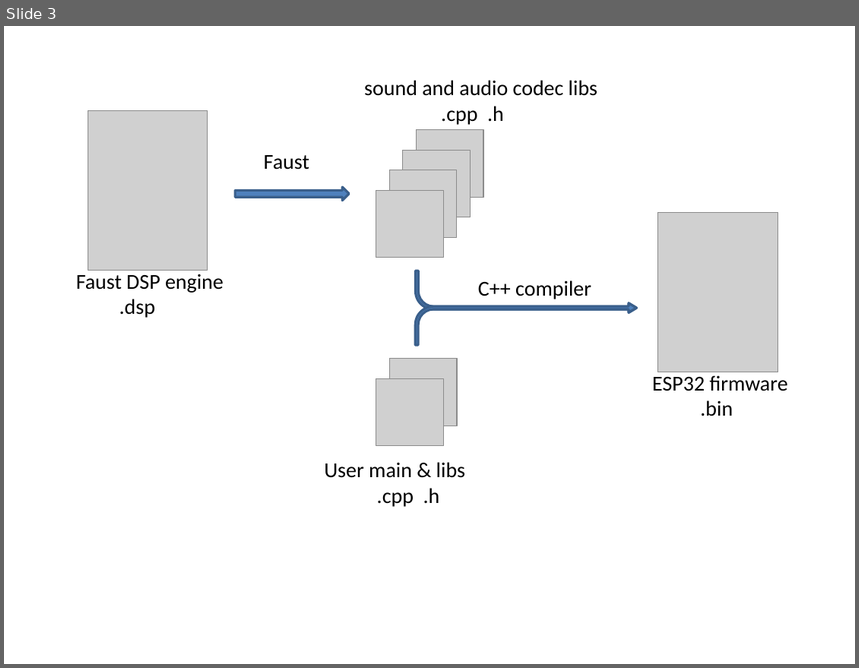
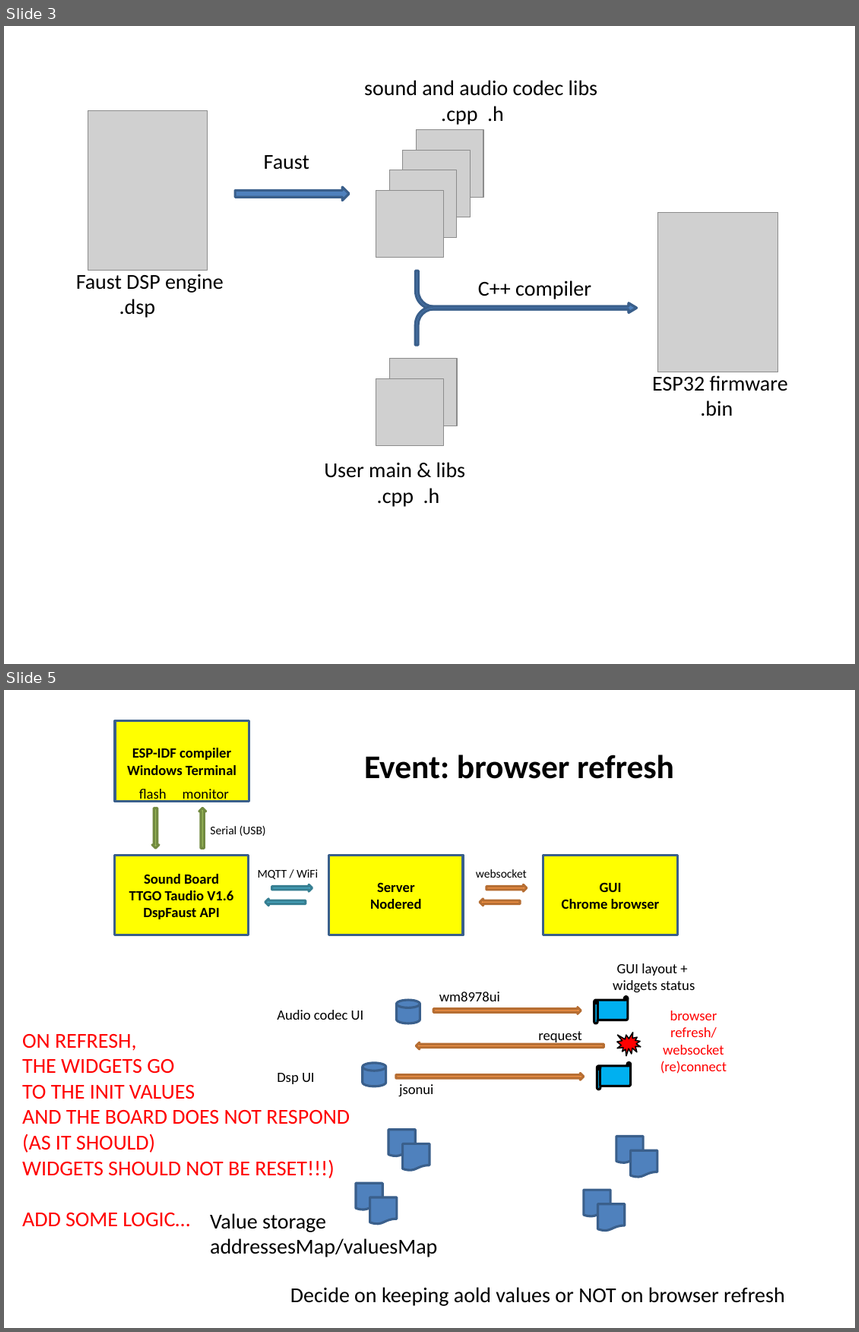
Before and after one commit to goofy2k/ESP32_faust2api, a slide deck: images/graphics.pptx. Shown one above the other, each under a label of ours: slide 3 before the commit, slides 3 and 5 after it; the slides between them are not shown. The pictures are 859x668 and 859x1332 pixels, drawn with LibreOffice and Linux fonts; fonts in the diff are those of the drawing; grey boxes stand for pictures. Boxes give left, top, right and bottom in pixels: in the first picture for what was removed or moved away, otherwise in the second. Text is boxed around its words. In the diff, an @@ line names an element or a change of style, - is before the commit and + after.

```diff
--- a/images/graphics.pptx
+++ b/images/graphics.pptx
@@ slide 5 added at [4, 690, 855, 1328], background #FFFFFF @@
@@ rectangle added at [115, 720, 248, 801], fill #FFFF00, outline #3A5F8C 2 pt, 12 pt, text #000000, bold @@
+ESP-IDF compiler
+Windows Terminal
@@ text added at [364, 755, 674, 779], 28 pt, text #000000, bold @@
+Event: browser refresh
@@ text added at [139, 789, 229, 803], 12 pt, text #000000 @@
+flash monitor
@@ right arrow added at [152, 808, 159, 848], fill #9BBB59, outline #738A42 2 pt @@
@@ right arrow added at [199, 808, 206, 848], fill #9BBB59, outline #738A42 2 pt @@
@@ text added at [210, 826, 266, 836], 10 pt, text #000000 @@
+Serial (USB)
@@ rectangle added at [115, 855, 248, 935], fill #FFFF00, outline #3A5F8C 2 pt, 12 pt, text #000000, bold @@
+Sound Board
+TTGO Taudio V1.6
+DspFaust API
@@ text added at [258, 869, 318, 879], 10 pt, text #000000 @@
+MQTT / WiFi
@@ rectangle added at [329, 855, 463, 935], fill #FFFF00, outline #3A5F8C 2 pt, 12 pt, text #000000, bold @@
+Server
+Nodered
@@ text added at [476, 869, 527, 878], 10 pt, text #000000 @@
+websocket
@@ rectangle added at [544, 855, 677, 935], fill #FFFF00, outline #3A5F8C 2 pt, 12 pt, text #000000, bold @@
+GUI
+Chrome browser
@@ right arrow added at [272, 885, 312, 891], fill #4BACC6, outline #377F92 2 pt @@
@@ right arrow added at [487, 885, 527, 891], fill #F79646, outline #B76F34 2 pt @@
@@ right arrow added at [265, 900, 305, 906], fill #4BACC6, outline #377F92 2 pt @@
@@ right arrow added at [480, 900, 520, 906], fill #F79646, outline #B76F34 2 pt @@
@@ text added at [613, 964, 695, 993], 12 pt, text #000000 @@
+GUI layout +
+widgets status
@@ group added at [277, 992, 628, 1024]: 2 texts, 1 cylinder, 1 horizontal scroll, 1 right arrow @@
+wm8978ui
+Audio codec UI
@@ text added at [538, 1031, 582, 1045], 12 pt, text #000000 @@
+request
@@ text added at [661, 1011, 727, 1074], 12 pt, text #FF0000 @@
+browser
+refresh/
+websocket
+(re)connect
@@ text added at [22, 1034, 350, 1227], 18 pt, text #FF0000 @@
+ON REFRESH,
+THE WIDGETS GO
+TO THE INIT VALUES
+AND THE BOARD DOES NOT RESPOND
+(AS IT SHOULD)
+WIDGETS SHOULD NOT BE RESET!!!)
+ADD SOME LOGIC…
@@ right arrow added at [416, 1043, 603, 1049], fill #F79646, outline #B76F34 2 pt @@
@@ irregular seal added at [617, 1033, 641, 1057], fill #FF0000, outline #000000 1 pt @@
@@ text added at [277, 1073, 315, 1084], 12 pt, text #000000 @@
+Dsp UI
@@ cylinder added at [363, 1063, 386, 1087], fill #4F81BD, outline #3A5F8C 2 pt @@
@@ right arrow added at [396, 1073, 584, 1080], fill #F79646, outline #B76F34 2 pt @@
@@ horizontal scroll added at [598, 1063, 630, 1089], fill #00B0F0, outline #000000 2 pt @@
@@ text added at [399, 1084, 433, 1097], 12 pt, text #000000 @@
+jsonui
@@ group added at [356, 1130, 430, 1224]: 4 flow chart documents @@
@@ group added at [584, 1137, 657, 1230]: 4 flow chart documents @@
@@ text added at [210, 1214, 437, 1258], 18 pt, text #000000 @@
+Value storage
+addressesMap/valuesMap
@@ text added at [291, 1287, 785, 1306], 18 pt, text #000000 @@
+Decide on keeping aold values or NOT on browser refresh
```
Also in this commit, not shown: 1 slide changed, 1 other slide added, 11 other files.
